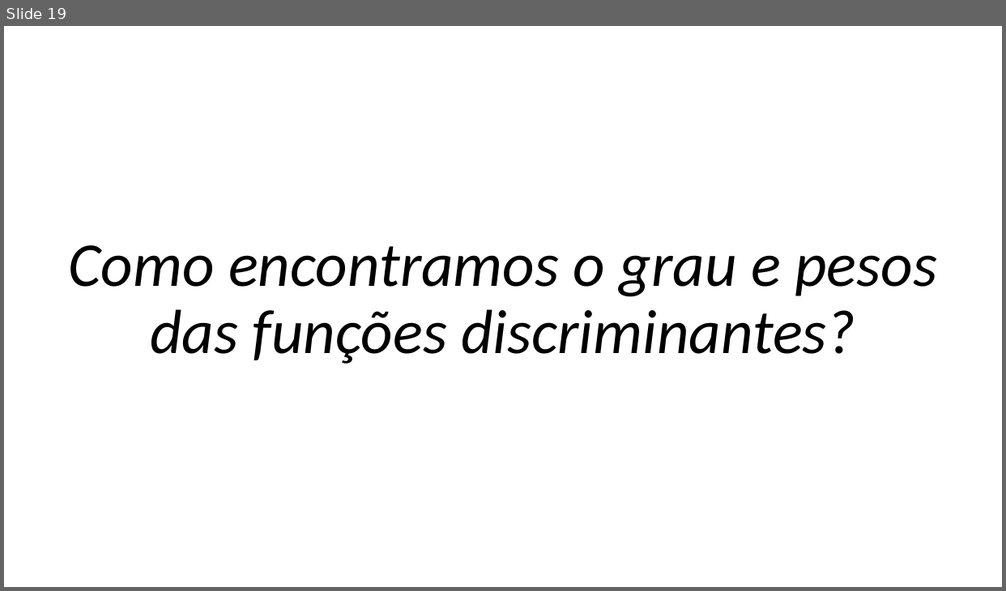
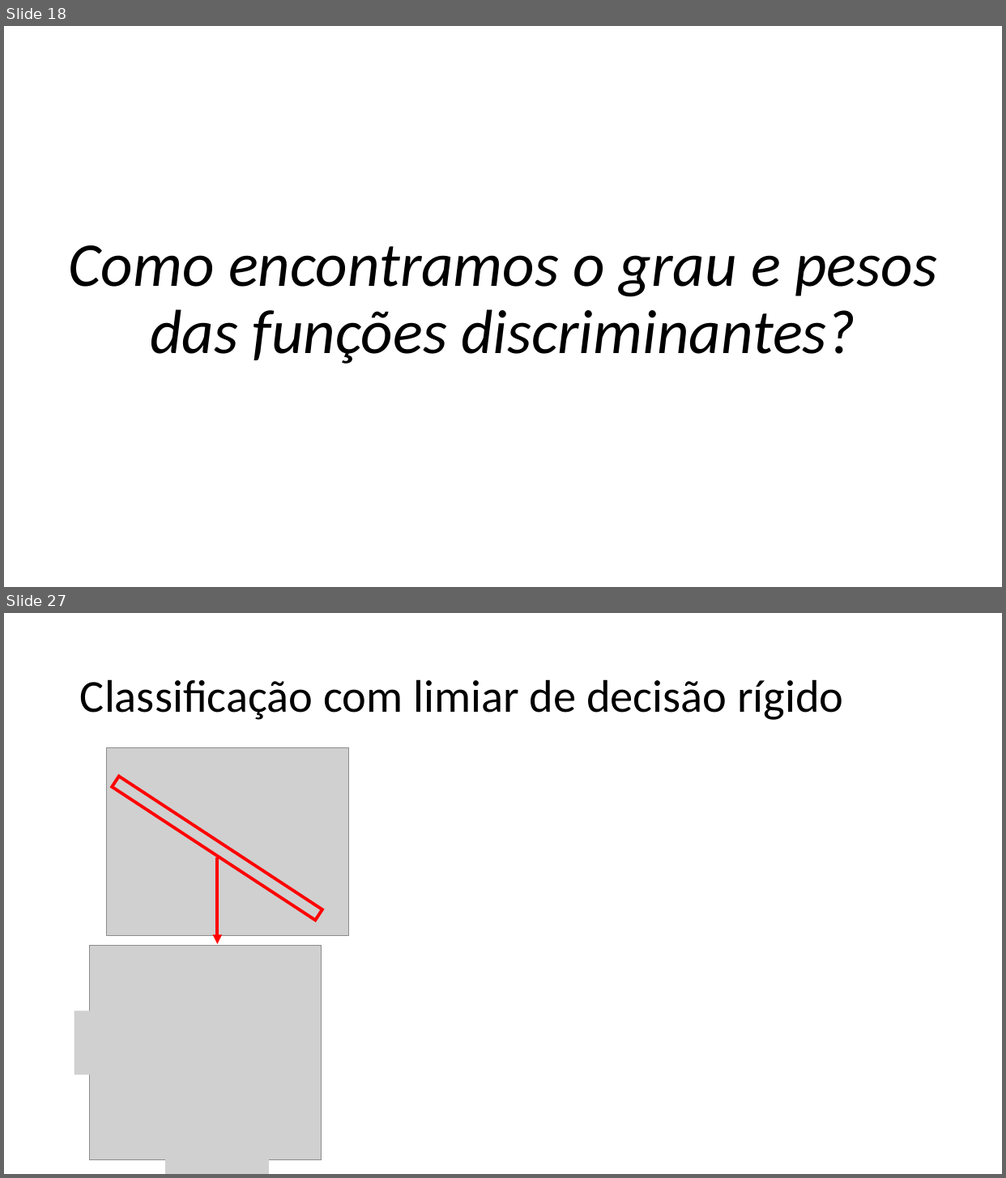
Before and after one commit to zz4fap/c24_inteligencia_artificial, a slide deck: slides/C24_Classificação.pptx. Shown one above the other, each under a label of ours: slide 19 before the commit, slides 18 and 27 after it; the slides between them are not shown. The pictures are 1006x591 and 1006x1178 pixels, drawn with LibreOffice and Linux fonts; fonts in the diff are those of the drawing; grey boxes stand for pictures. Boxes give left, top, right and bottom in pixels: in the first picture for what was removed or moved away, otherwise in the second. Text is boxed around its words. In the diff, an @@ line names an element or a change of style, - is before the commit and + after.

```diff
--- a/slides/C24_Classificação.pptx
+++ b/slides/C24_Classificação.pptx
@@ slide 27 added at <box>4,613,1002,1174</box>, background #FFFFFF @@
@@ title added at <box>80,679,843,720</box>, 44 pt, text #000000 @@
+Classificação com limiar de decisão rígido
@@ group added at <box>74,747,349,1174</box>: 4 pictures, 1 rectangle, 1 arrow @@
@@ what was slide 19 is now slide 18 @@
```
Also in this commit, not shown: 2 slides changed, 13 other slides added, 1 slide removed, 4 other files.
